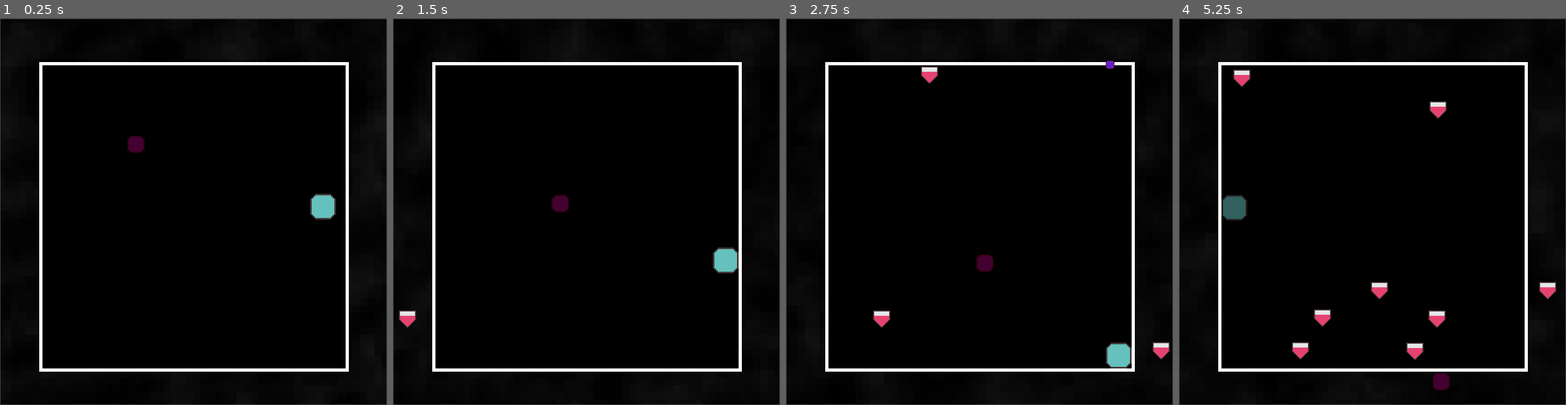
Above: before the commit, frames 1-4 (left to right).
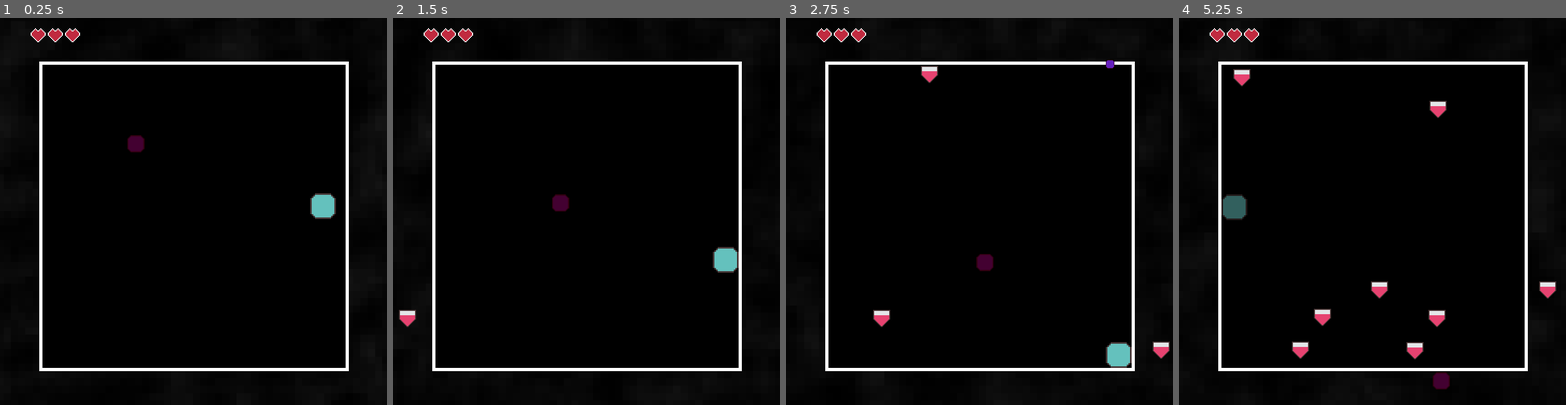
Above: after the commit, the same moments.

Repository: NathanPip/only-one
Game: Godot game, scene res://scenes/game.tscn
Same seed, same stepped clock (60 frames per second), same inputs: the game is played once before the commit and once after it. The engine's default icon, where the game draws it, is replaced by a stand-in: a white triangle on a blue panel in a dark square.
Inputs:
- Up to frame 1 (0.25 s): no input
- Up to frame 2 (1.5 s): hold D (move_right) 0.53-1.28 s; hold Space (action) 0.53-1.28 s; hold S (move_down) from 1.28 s (still down); tap Space (action) at 1.35 s
- Up to frame 3 (2.75 s): release S (move_down) at 2.03 s; hold D (move_right) from 2.03 s (still down); hold Space (action) from 2.03 s (still down)
- Up to frame 4 (5.25 s): release D (move_right) at 2.78 s; release Space (action) at 2.78 s; hold W (move_up) 2.78-3.53 s; tap Space (action) at 2.85, 4.35 s; hold Space (action) 3.53-4.28 s; hold A (move_left) 3.53-5.03 s; hold S (move_down) from 5.03 s (still down); hold Space (action) from 5.03 s (still down)

The runs differ from the first frame. In frame 1, 1.4% of the frame differs, in the area x 0-100%, y 0-100%; in frame 2, 1.5%; in frame 3, 1.5%; in frame 4, 1.7%.

Commit message:
health UI

Diff:
--- a/scenes/game.tscn
+++ b/scenes/game.tscn
@@ -16,6 +16,9 @@
 [ext_resource type="PackedScene" uid="uid://c882ticor1lf5" path="res://scenes/ex.tscn" id="10_dinhu"]
 [ext_resource type="PackedScene" uid="uid://b6en02fd8qgil" path="res://scenes/ex_border.tscn" id="11_kvuet"]
 [ext_resource type="Script" uid="uid://b3ksaqieodvb4" path="res://scripts/game_over_scene.gd" id="12_dinhu"]
+[ext_resource type="Script" uid="uid://dikrc0p8v0nhg" path="res://scripts/health_counter_ui.gd" id="16_264po"]
+[ext_resource type="Shader" uid="uid://bsvqa1bum5mby" path="res://shaders/heart_ui.gdshader" id="16_ssvqc"]
+[ext_resource type="Texture2D" uid="uid://d207m54lqqt0b" path="res://sprites/health_counter_sprite.png" id="17_264po"]
 
 [sub_resource type="FastNoiseLite" id="FastNoiseLite_kvpfn"]
 
@@ -41,9 +44,31 @@
 [sub_resource type="RectangleShape2D" id="RectangleShape2D_q5unj"]
 size = Vector2(580.001, 4.99957)
 
+[sub_resource type="ShaderMaterial" id="ShaderMaterial_1kice"]
+shader = ExtResource("16_ssvqc")
+shader_parameter/border_color = Color(1, 1, 1, 1)
+shader_parameter/inner_color = Color(0.754223, 0.163247, 0.245755, 1)
+shader_parameter/inner_color_dead = Color(0, 0, 0, 1)
+shader_parameter/dead_amt = 0.0
+
+[sub_resource type="ShaderMaterial" id="ShaderMaterial_264po"]
+shader = ExtResource("16_ssvqc")
+shader_parameter/border_color = Color(1, 1, 1, 1)
+shader_parameter/inner_color = Color(0.754223, 0.163247, 0.245755, 1)
+shader_parameter/inner_color_dead = Color(0, 0, 0, 1)
+shader_parameter/dead_amt = 0.0
+
+[sub_resource type="ShaderMaterial" id="ShaderMaterial_5newe"]
+shader = ExtResource("16_ssvqc")
+shader_parameter/border_color = Color(1, 1, 1, 1)
+shader_parameter/inner_color = Color(0.754223, 0.163247, 0.245755, 1)
+shader_parameter/inner_color_dead = Color(0, 0, 0, 1)
+shader_parameter/dead_amt = 0.0
+
 [node name="Node2D" type="Node2D"]
 
 [node name="Game" type="Node2D" parent="."]
+position = Vector2(0, -1)
 script = ExtResource("1_yepdu")
 power_up_resources = Array[ExtResource("2_vtaks")]([ExtResource("3_kvpfn")])
 projectile_resources = Array[ExtResource("4_ca42v")]([ExtResource("5_rysoc"), ExtResource("6_ssvqc"), ExtResource("7_264po")])
@@ -57,8 +82,8 @@
 [node name="Sprite2D" type="Sprite2D" parent="Game"]
 modulate = Color(0.183242, 0.166597, 0.146242, 1)
 material = SubResource("ShaderMaterial_kvuet")
-position = Vector2(360, 360.5)
-scale = Vector2(5.60938, 5.60156)
+position = Vector2(360, 360.75)
+scale = Vector2(5.625, 5.6289)
 texture = ExtResource("2_6nrea")
 
 [node name="Sprite2D2" type="Sprite2D" parent="Game"]
@@ -128,68 +153,85 @@
 offset_top = 6.0
 offset_right = 453.0
 offset_bottom = 46.0
+script = ExtResource("16_264po")
 
 [node name="HBoxContainer" type="HBoxContainer" parent="Game/Health_Counter"]
 layout_mode = 0
-offset_right = 40.0
+offset_left = -210.0
+offset_right = -43.0
 offset_bottom = 40.0
+alignment = 1
+
+[node name="Sprite2D" type="Sprite2D" parent="Game/Health_Counter/HBoxContainer"]
+texture_filter = 1
+material = SubResource("ShaderMaterial_1kice")
+position = Vector2(21, 24)
+scale = Vector2(2, 2)
+texture = ExtResource("17_264po")
+
+[node name="Sprite2D2" type="Sprite2D" parent="Game/Health_Counter/HBoxContainer"]
+texture_filter = 1
+material = SubResource("ShaderMaterial_264po")
+position = Vector2(53, 24)
+scale = Vector2(2, 2)
+texture = ExtResource("17_264po")
+
+[node name="Sprite2D3" type="Sprite2D" parent="Game/Health_Counter/HBoxContainer"]
+texture_filter = 1
+material = SubResource("ShaderMaterial_5newe")
+position = Vector2(85, 24)
+scale = Vector2(2, 2)
+texture = ExtResource("17_264po")
 
 [node name="GameOver" type="Control" parent="."]
-visible = false
 layout_mode = 3
 anchors_preset = 0
-offset_right = 1280.0
+offset_right = 721.0
 offset_bottom = 720.0
 script = ExtResource("12_dinhu")
 
 [node name="ColorRect" type="ColorRect" parent="GameOver"]
 layout_mode = 0
-offset_right = 1278.0
+offset_right = 719.0
 offset_bottom = 721.0
 color = Color(0, 0, 0, 0.882353)
 
-[node name="Title" type="RichTextLabel" parent="GameOver"]
+[node name="TextContainer" type="VBoxContainer" parent="GameOver"]
 layout_mode = 0
-offset_left = -1.0
-offset_top = 128.0
-offset_right = 1278.0
-offset_bottom = 260.0
+offset_right = 718.0
+offset_bottom = 722.0
+theme_override_constants/separation = 42
+alignment = 1
+
+[node name="Title" type="RichTextLabel" parent="GameOver/TextContainer"]
+layout_mode = 2
 theme_override_font_sizes/normal_font_size = 64
 text = "You Broke"
 fit_content = true
 horizontal_alignment = 1
 vertical_alignment = 1
 
-[node name="Stat_Label" type="RichTextLabel" parent="GameOver"]
-layout_mode = 0
-offset_left = 1.0
-offset_top = 270.0
-offset_right = 1280.0
-offset_bottom = 312.0
+[node name="StatsContainer" type="VBoxContainer" parent="GameOver/TextContainer"]
+layout_mode = 2
+
+[node name="Stat_Label" type="RichTextLabel" parent="GameOver/TextContainer/StatsContainer"]
+layout_mode = 2
 theme_override_font_sizes/normal_font_size = 24
 text = "You Lasted: "
 fit_content = true
 horizontal_alignment = 1
 vertical_alignment = 1
 
-[node name="Stat" type="RichTextLabel" parent="GameOver"]
-layout_mode = 0
-offset_left = 1.0
-offset_top = 327.0
-offset_right = 1280.0
-offset_bottom = 391.0
+[node name="Stat" type="RichTextLabel" parent="GameOver/TextContainer/StatsContainer"]
+layout_mode = 2
 theme_override_font_sizes/normal_font_size = 24
 text = "0"
 fit_content = true
 horizontal_alignment = 1
 vertical_alignment = 1
 
-[node name="Restart" type="RichTextLabel" parent="GameOver"]
-layout_mode = 0
-offset_left = -1.0
-offset_top = 441.0
-offset_right = 1278.0
-offset_bottom = 573.0
+[node name="Restart" type="RichTextLabel" parent="GameOver/TextContainer"]
+layout_mode = 2
 theme_override_font_sizes/normal_font_size = 42
 text = "Press Space To Restart"
 fit_content = true
--- a/scripts/globals.gd
+++ b/scripts/globals.gd
@@ -1,6 +1,7 @@
 extends Node
 
 signal reset_game
+signal health_changed(amt: int)
 
 enum power_up_type {INVULNERABLE}
 enum projectile_type {BASIC_PROJECTILE, EX_PROJECTILE, INVULNERABLE_PROJECTILE}
@@ -15,7 +16,12 @@
 		return game_state
 
 @export var starting_health: int = 3
-var health: int = 3
+var health: int = 3:
+	set(val):
+		health = val
+		health_changed.emit(val)
+	get:
+		return health
 
 func take_damage(amount: int):
 	health -= amount
--- /dev/null
+++ b/scripts/health_counter_ui.gd
@@ -0,0 +1,21 @@
+extends Control
+
+var container: HBoxContainer
+var sprites: Array[Sprite2D]
+
+func change_hearts(health: int):
+	print(health)
+	for i in range(sprites.size()):
+		var s = sprites[i]
+		print(i <= health-1)
+		if i <= health-1:
+			s.material.set_shader_parameter("dead_amt", 0)
+		else:
+			s.material.set_shader_parameter("dead_amt", 1)
+
+func _ready() -> void:
+	Globals.health_changed.connect(change_hearts)
+	container = get_node("HBoxContainer")
+	for c in container.get_children():
+		sprites.append(c)
+	pass
--- /dev/null
+++ b/shaders/heart_ui.gdshader
@@ -0,0 +1,25 @@
+shader_type canvas_item;
+
+uniform vec3 border_color: source_color;
+uniform vec3 inner_color: source_color;
+uniform vec3 inner_color_dead: source_color;
+uniform float dead_amt;
+
+void vertex() {
+	// Called for every vertex the material is visible on.
+}
+
+void fragment() {
+	vec3 color_1 = COLOR.r * inner_color;
+	vec3 color_2_2 = COLOR.r * inner_color_dead;
+	color_1 = mix(color_1, color_2_2, dead_amt);
+	vec3 color_2 = COLOR.g * border_color;
+	vec3 color_3 = vec3(0,0,0);
+	COLOR = vec4(color_1 + color_2 + color_3, COLOR.a);
+	// Called for every pixel the material is visible on.
+}
+
+//void light() {
+//	// Called for every pixel for every light affecting the CanvasItem.
+//	// Uncomment to replace the default light processing function with this one.
+//}
Not shown: 1 places in scenes/game.tscn that only renumber resources
Not shown, added: scripts/health_counter_ui.gd.uid
Not shown, added: shaders/heart_ui.gdshader.uid
Binary file added: sprites/health_counter_sprite.png
Not shown, added: sprites/health_counter_sprite.png.import
